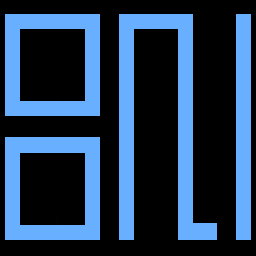
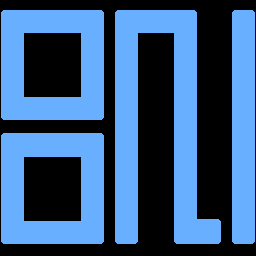
Layered file, before and after one edit (256 × 256). Changes by layer:
painted on "Background" over left=1, top=10, right=255, bottom=244